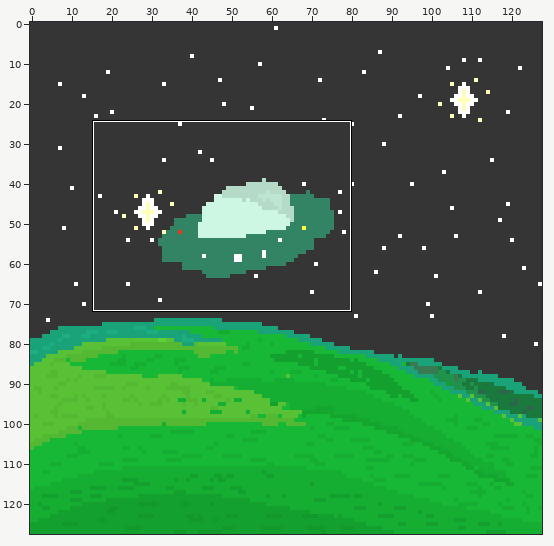
Pixel-art file: Artes/vaca feliz.aseprite. The picture above shows the old version from afar; the outline marks the close-up.
Close-up. Old version:
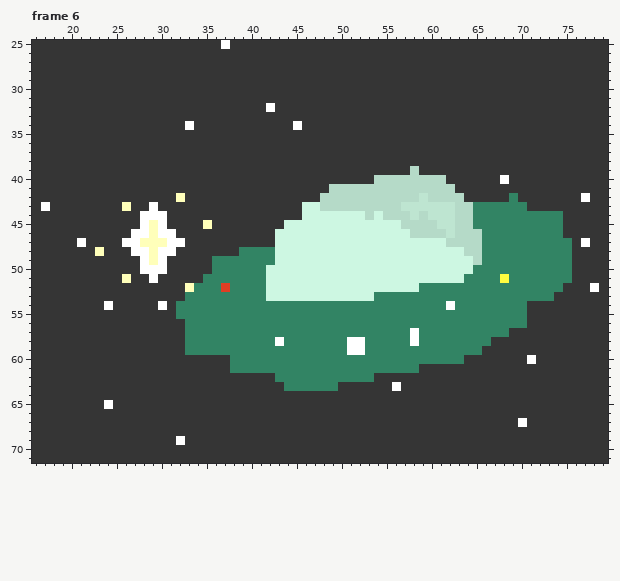
128x128 pixels, 11 frames. Colours within 5 levels of each other are drawn and written as one. Shown: frame 6: x 16..79, y 25..71. The commit also changed other frames or places, which this record leaves out.
Now the later version:
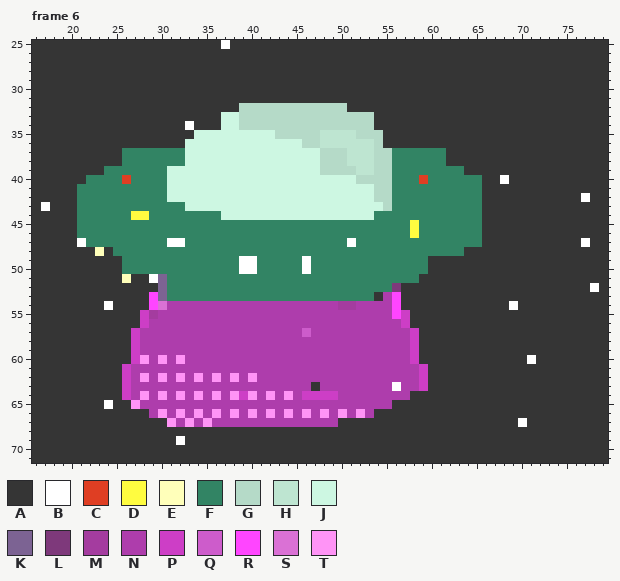
Palette (. is transparent): A #353535  B #ffffff  C #df3e23  D #fffc40  E #ffffba  F #328464  G #b5dac8  H #bee5d1  J #cdf7e2  K #7c6393  L #7e397b  M #a43c9f  N #ae3dac  P #cd3ec6  Q #cd5ccb  R #ff45ff  S #da71d5  T #ff94f6
Edits made:
Changed rows in their new state; - is an unchanged pixel.
Frame 6, layer "nave":
first column x 21:
32 ------------------GGGGGGGGGGGG-------------------------
33 ----------------JJGGGGGGGGGGGGGGG----------------------
34 ----------------JJGGGGGGGGGGGGGGG----------------------
35 -------------JJJJJJJJJGGGGGHHHHGGG---------------------
36 ------------JJJJJJJJJJJJJGGHHHHHHG---------------------
37 -----FFFFFFFJJJJJJJJJJJJJJJGGGHHHGGFFFFFF--------------
38 -----FFFFFFFJJJJJJJJJJJJJJJGGGHHHGGFFFFFF--------------
39 ---FFFFFFFJJJJJJJJJJJJJJJJJGGGGHHGGFFFFFFFF------------
40 -FFFFCFFFFJJJJJJJJJJJJJJJJJJJJJGG--FFFCFFFFFF----------
41 FFFFFFFFFFJJJJJJJJJJJJJJJJJJJJJJJ--FFFFFFFFFF----------
42 FFFFFFFFFFJJJJJJJJJJJJJJJJJJJJJJJ--FFFFFFFFFF---A------
43 FFFFFFFFFFFFJJJJJJJJJJJJJ--JJJJJJJ-FFFFFFFFF-AAAAA-----
44 FFFFFFDDFFFFFFFFJJJJJJJJJ-------JFFFFFFFFFFF-AAAAAAAAA-
45 FFFFFFFFFFFFFFFFFFFFFFFFFFFFFFFFFFFFFDFFFFFF-AAAAAAAAA-
46 FFFFFFFFFFFFFFFFFFFFFFFFFFFFFFFFFFFFFDFFFFFFFAAAAAAAAA-
47 -FFFFFFFFF--FFFFFFFFFFFFFFFFFFBFFFFFFFFFFFFFFAAAAAAAAAA
48 ----FFFFFFFFFFFFFF----FFFFFFFFFFFFFFFFFFFFFAAAAAAAAAAAA
49 -----FFFFFFFFFF---BB--FFFBFFFFFFFFFFFFFAAAAAAAAAAAAAAAA
50 -----FFFFFFFFFF---BB-FFFFBFFFFFFFFFFFFFAAAAAAAAAAAAAAAA
51 ---------KFFFF-------FFFFFFFFFFFFFFFFFAAAAAAAAAAAAAAAAA
52 ---------KFFF---F----FFFFFFFFFFFFFFLAAAAAAAAAAAAAAAAAA-
53 --------RKFF---------FFFFFFFFFFFFANRAAAAAAAAAAAAAAAAA--
54 --------RSNNNNNNNNNNNNNNNNNNNMMNNNNRAAAAAAAAAAAABA-----
55 -------PMNNNNNNNNNNNNNNNNNNNNNNNNNNRPAAAAAAAAAAAAA-----
56 -------PNNNNNNNNNNNNNNNNNNNNNNNNNNNNPAAAAAAAAAAAAA-----
57 ------PNNNNNNNNNNNNNNNNNNQNNNNNNNNNNNPAAAAAAAAAA-------
58 ------PNNNNNNNNNNNNNNNNNNNNNNNNNNNNNNPAAAAAAAA---------
59 ------PNNNNNNNNNNNNNNNNNNNNNNNNNNNNNNPAAAAAAA----------
60 ------PTNTNTNNNNNNNNNNNNNNNNNNNNNNNNNPAAAAA------------
61 -----PNNNNNNNNNNNNNNNNNNNNNNNNNNNNNNNNP----------------
62 -----PNTNTNTNTNTNTNTNNNNNNNNNNNNNNNNNNP----------------
63 -----PNNNNNNNNNNNNNNNNNNNNANNNNNNNN-NNP----------------
64 -----PNTNTNTNTNTNTPTNTNTNPPPPNNNNNNNN------------------
65 ------TNNNNNNNNNNNNNNNNNNNNNNNNNNNN--------------------
66 --------NTNTNTNTNTNTNTNTNTNTNTNTN----------------------
67 ----------TNTNTNNNNNNNNNNNNNN--------------------------
